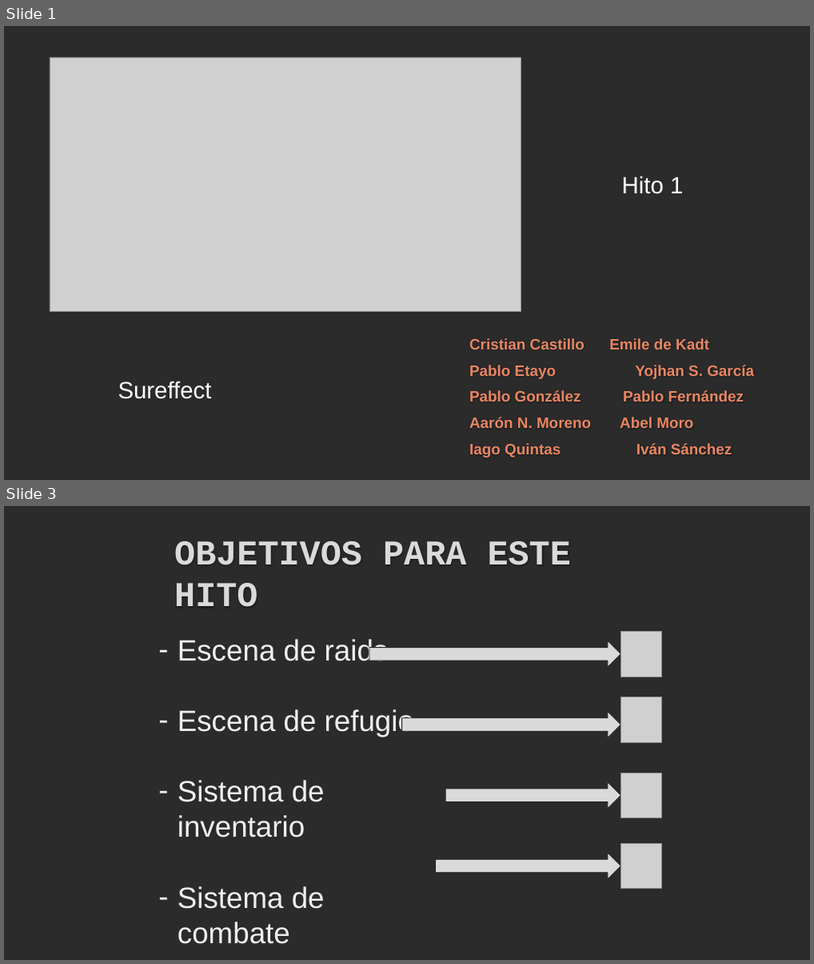
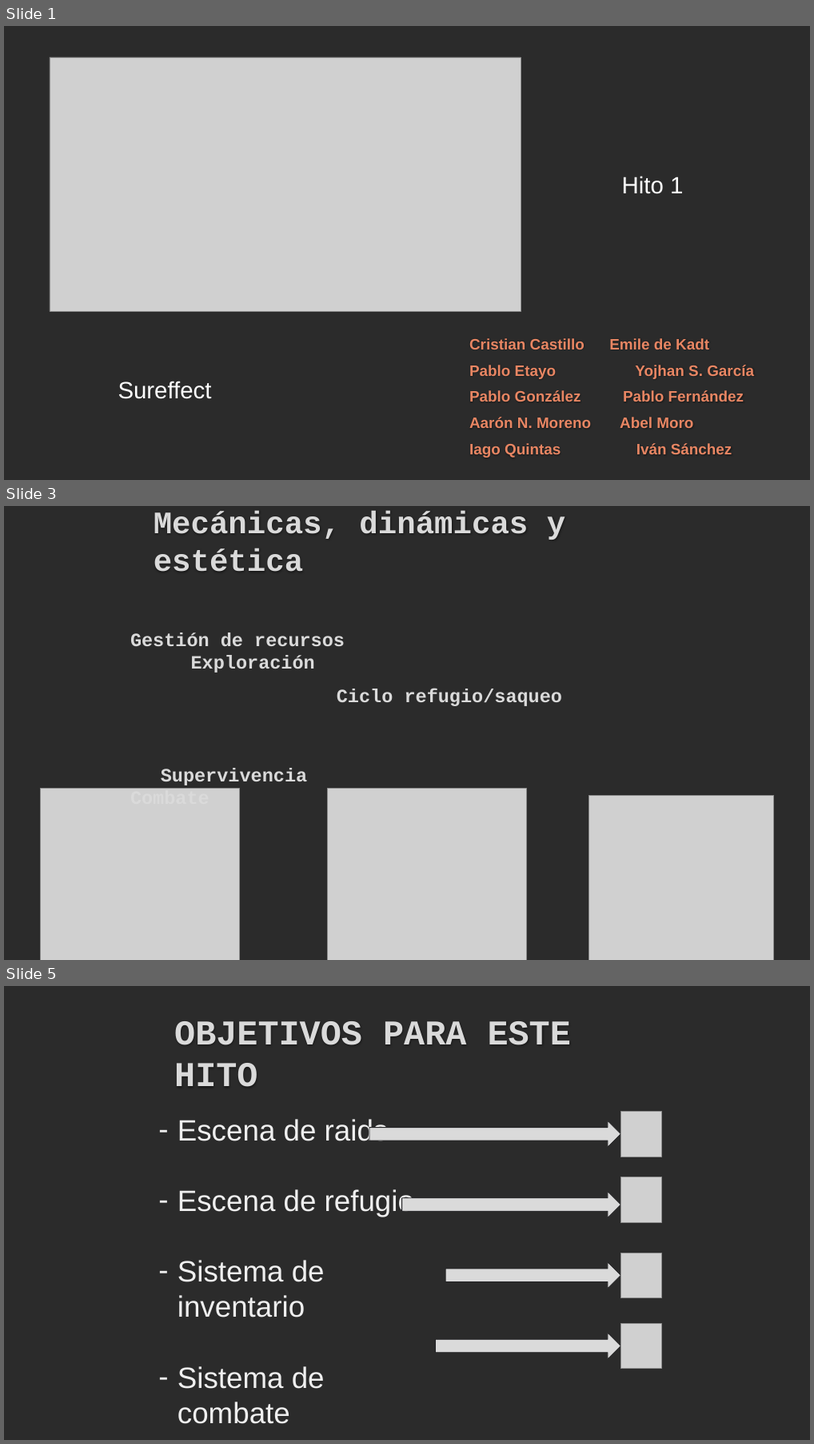
Before and after one commit to iquintasALT/PROYECTOS_II, a slide deck: docs/milestones/hito_1/presentacionhito1.pptx. Shown one above the other, each under a label of ours: slides 1 and 3 before the commit, slides 1, 3 and 5 after it; the slides between them are not shown. The pictures are 814x964 and 814x1444 pixels, drawn with LibreOffice and Linux fonts; fonts in the diff are those of the drawing; grey boxes stand for pictures; background and template pictures are left out; a plain dark background stands for a picture behind light text. Boxes give left, top, right and bottom in pixels: in the first picture for what was removed or moved away, otherwise in the second. Text is boxed around its words. In the diff, an @@ line names an element or a change of style, - is before the commit and + after.

```diff
--- a/docs/milestones/hito_1/presentacionhito1.pptx
+++ b/docs/milestones/hito_1/presentacionhito1.pptx
@@ slide 3 added at (4,506,810,960), background picture (left out) @@
@@ title added at (154,511,566,572), 37.3 pt, text #DADADA, bold @@
+Mecánicas, dinámicas y estética
@@ text added at (130,632,345,785), 22.4 pt, text #DADADA, bold @@
+Gestión de recursos Exploración
+Supervivencia Combate
@@ text added at (337,688,563,706), 22.4 pt, text #DADADA, bold @@
+Ciclo refugio/saqueo
@@ picture added at (40,788,239,960) @@
@@ picture added at (328,788,526,960) @@
@@ picture added at (590,795,774,960) @@
@@ what was slide 3 is now slide 5 @@
```
Also in this commit, not shown: 2 other slides added, 1 slide removed.
